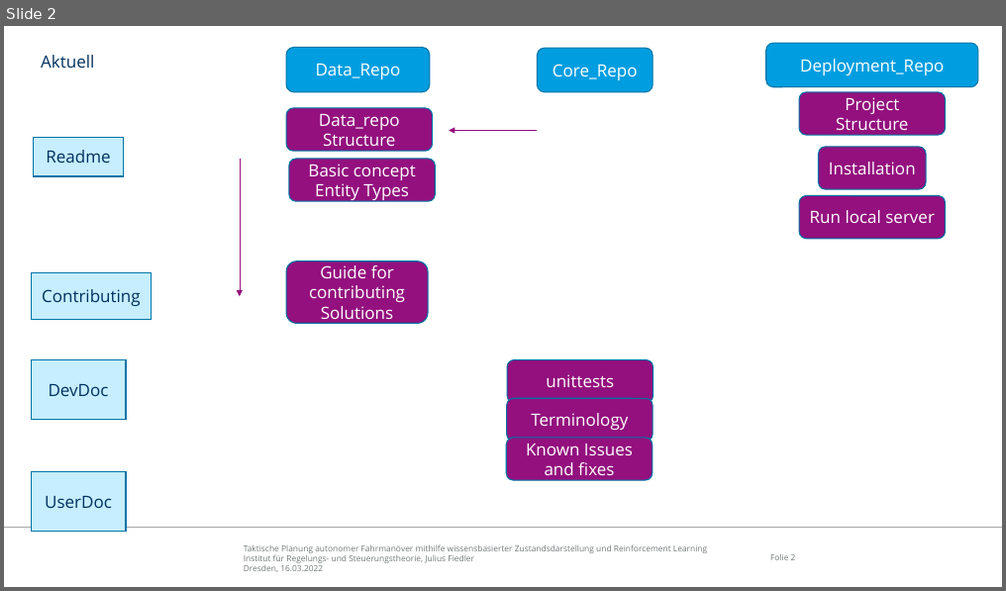
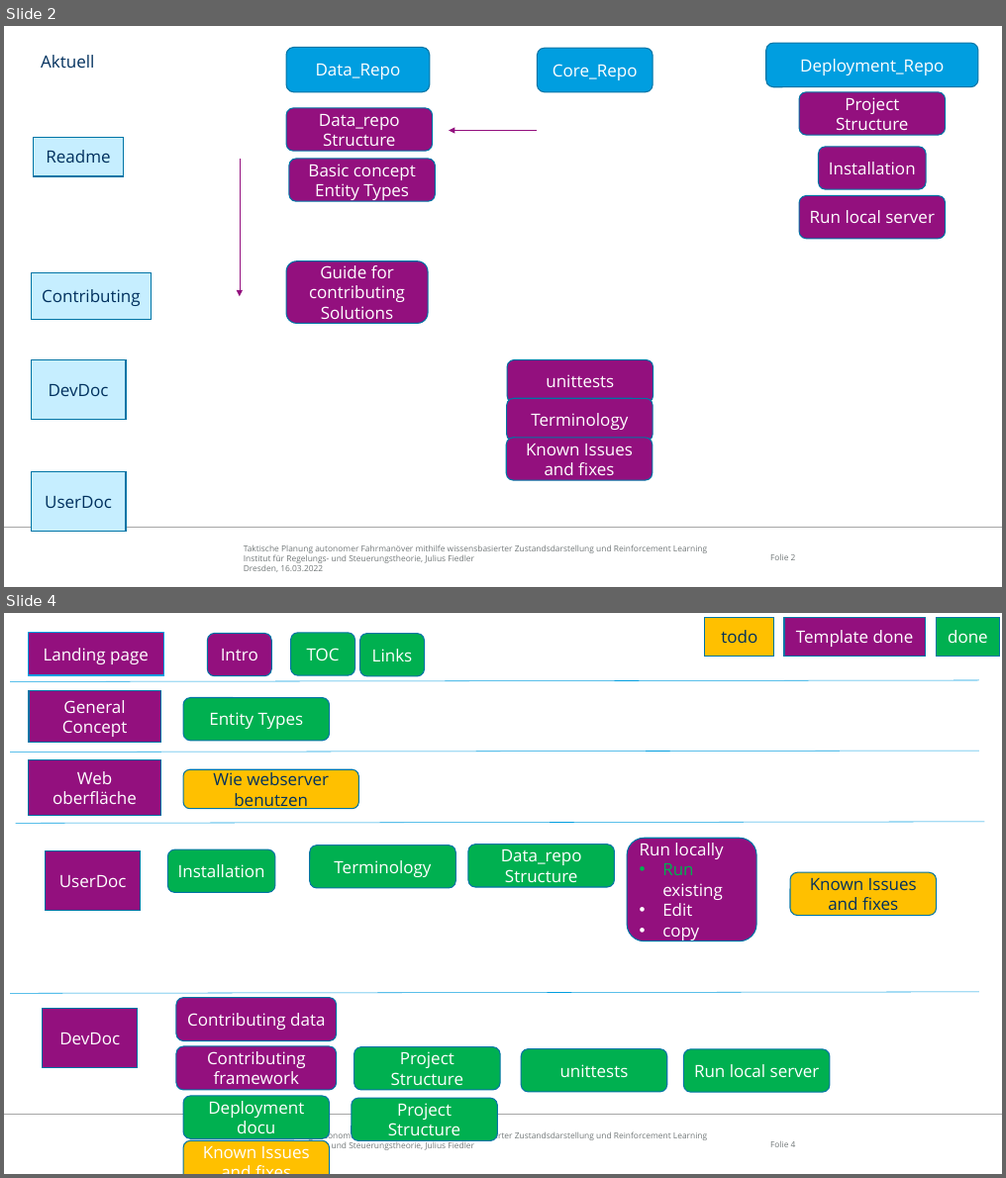
Before and after one commit to ackrep-org/ackrep_core, a slide deck: doc/devdoc/Konzept Doku.pptx. Shown one above the other, each under a label of ours: slide 2 before the commit, slides 2 and 4 after it; the slides between them are not shown. The pictures are 1006x591 and 1006x1178 pixels, drawn with LibreOffice and Linux fonts; fonts in the diff are those of the drawing; background and template pictures are left out. Boxes give left, top, right and bottom in pixels: in the first picture for what was removed or moved away, otherwise in the second. Text is boxed around its words. In the diff, an @@ line names an element or a change of style, - is before the commit and + after.

```diff
--- a/doc/devdoc/Konzept Doku.pptx
+++ b/doc/devdoc/Konzept Doku.pptx
@@ slide 4 added at [4, 613, 1002, 1174], background #FFFFFF; not listed: 3 template elements that a slide beside it also shows @@
@@ rounded rectangle added at [28, 633, 163, 675], fill #93107E, outline #009EE0 1 pt, 16.2 pt, text #FFFFFF @@
+Landing page
@@ rounded rectangle added at [208, 633, 272, 676], fill #93107E, outline #0075A6 1 pt, 16.2 pt, text #FFFFFF @@
+Intro
@@ rounded rectangle added at [291, 633, 355, 675], fill #00B050, outline #0075A6 1 pt, 16.2 pt, text #FFFFFF @@
+TOC
@@ rounded rectangle added at [360, 633, 425, 676], fill #00B050, outline #0075A6 1 pt, 16.2 pt, text #FFFFFF @@
+Links
@@ rectangle added at [705, 618, 774, 656], fill #FFC000, outline #0075A6 1 pt, 16.2 pt, text #00305E @@
+todo
@@ rectangle added at [784, 618, 925, 656], fill #93107E, outline #0075A6 1 pt, 16.2 pt, text #FFFFFF @@
+Template done
@@ rectangle added at [936, 618, 999, 656], fill #00B050, outline #0075A6 1 pt, 16.2 pt, text #FFFFFF @@
+done
@@ line added from (10, 682) to (979, 680), #009EE0 0.5 pt @@
@@ rectangle added at [29, 691, 160, 743], fill #93107E, outline #0075A6 1 pt, 16.2 pt, text #FFFFFF @@
+General Concept
@@ rounded rectangle added at [183, 697, 329, 741], fill #00B050, outline #0075A6 1 pt, 16.2 pt, text #FFFFFF @@
+Entity Types
@@ line added from (10, 753) to (979, 751), #009EE0 0.5 pt @@
@@ rounded rectangle added at [29, 761, 160, 816], fill #93107E, outline #0075A6 1 pt, 16.2 pt, text #FFFFFF @@
+Web oberfläche
@@ rounded rectangle added at [183, 769, 358, 808], fill #FFC000, outline #0075A6 1 pt, 16.2 pt, text #00305E @@
+Wie webserver benutzen
@@ line added from (16, 823) to (985, 822), #009EE0 0.5 pt @@
@@ rounded rectangle added at [168, 850, 275, 892], fill #00B050, outline #0075A6 1 pt, 16.2 pt, text #FFFFFF @@
+Installation
@@ rounded rectangle added at [310, 845, 455, 888], fill #00B050, outline #0075A6 1 pt, 16.2 pt, text #FFFFFF @@
+Terminology
@@ rounded rectangle added at [468, 845, 614, 887], fill #00B050, outline #0075A6 1 pt, 16.2 pt, text #FFFFFF @@
+Data_repo Structure
@@ rounded rectangle added at [627, 839, 756, 942], fill #93107E, outline #0075A6 1 pt, 16.2 pt, text #FFFFFF @@
+Run locally
+• Run existing
+• Edit
+• copy
@@ rectangle added at [46, 851, 141, 911], fill #93107E, outline #0075A6 1 pt, 16.2 pt, text #FFFFFF @@
+UserDoc
@@ rounded rectangle added at [790, 872, 936, 916], fill #FFC000, outline #0075A6 1 pt, 16.2 pt, text #00305E @@
+Known Issues and fixes
@@ line added from (10, 993) to (979, 992), #009EE0 0.5 pt @@
@@ rounded rectangle added at [176, 998, 337, 1042], fill #93107E, outline #0075A6 1 pt, 16.2 pt, text #FFFFFF @@
+Contributing data
@@ rectangle added at [43, 1008, 138, 1068], fill #93107E, outline #0075A6 1 pt, 16.2 pt, text #FFFFFF @@
+DevDoc
@@ rounded rectangle added at [176, 1047, 337, 1090], fill #93107E, outline #0075A6 1 pt, 16.2 pt, text #FFFFFF @@
+Contributing framework
@@ rounded rectangle added at [354, 1048, 500, 1090], fill #00B050, outline #0075A6 1 pt, 16.2 pt, text #FFFFFF @@
+Project Structure
@@ rounded rectangle added at [522, 1050, 667, 1092], fill #00B050, outline #0075A6 1 pt, 16.2 pt, text #FFFFFF @@
+unittests
@@ rounded rectangle added at [684, 1050, 830, 1092], fill #00B050, outline #0075A6 1 pt, 16.2 pt, text #FFFFFF @@
+Run local server
@@ rounded rectangle added at [183, 1096, 329, 1139], fill #00B050, outline #0075A6 1 pt, 16.2 pt, text #FFFFFF @@
+Deployment docu
@@ rounded rectangle added at [351, 1098, 497, 1141], fill #00B050, outline #0075A6 1 pt, 16.2 pt, text #FFFFFF @@
+Project Structure
@@ rounded rectangle added at [183, 1141, 329, 1174], fill #FFC000, outline #0075A6 1 pt, 16.2 pt, text #FFFFFF @@
+Known Issues and fixes
```
Also in this commit, not shown: 2 slides changed, 2 other files.
